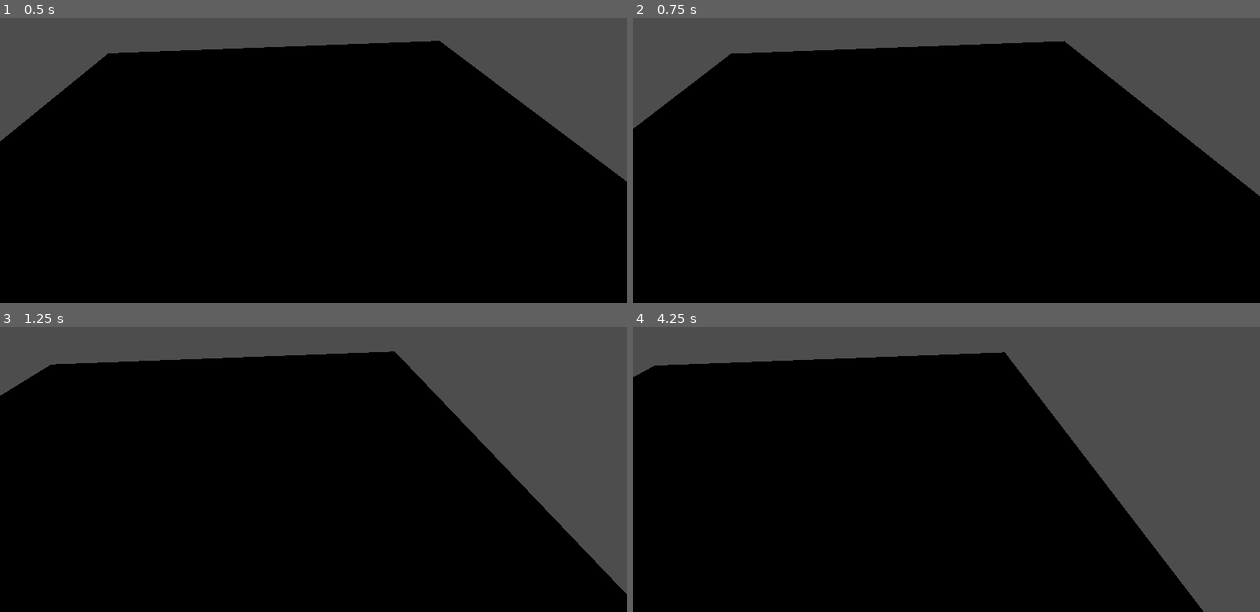
Above: before the commit, frames 1-4 (two rows, left to right).
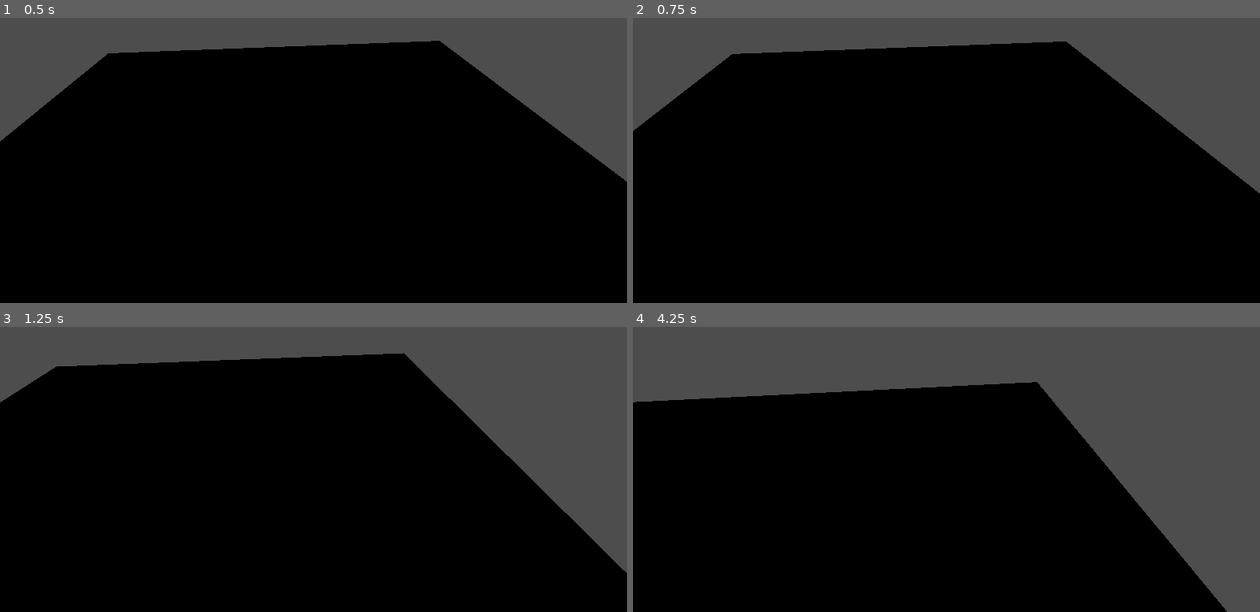
Above: after the commit, the same moments.

Repository: LBasil/baseX
Game: Godot game, scene res://node_3d.tscn
Two runs of this game, one before a commit and one after it. Both use one fixed random seed, a clock stepped at 60 frames per second and the inputs below.
Inputs:
- Up to frame 1 (0.5 s): no input
- Up to frame 2 (0.75 s): tap Enter at 0.5 s; hold Right (right) from 0.53 s (still down)
- Up to frame 3 (1.25 s): keep holding Right (right)
- Up to frame 4 (4.25 s): release Right (right) at 1.28 s; hold Down (down) 1.28-2.03 s; hold Right (right) 2.03-2.78 s; hold Up (up) 2.78-3.53 s; hold Left (left) from 3.53 s (still down)

Frame 1 is identical in both runs. In frame 2, 0.4% of the frame differs, in the area x 0-100%, y 7-63%; in frame 3, 2.4%; in frame 4, 9.2%, in the area x 0-95%, y 8-100%.

Commit message:
Added a wall physics

Diff:
--- a/node_3d.tscn
+++ b/node_3d.tscn
@@ -20,6 +20,16 @@
 [sub_resource type="PlaneMesh" id="PlaneMesh_a202f"]
 material = SubResource("StandardMaterial3D_noarx")
 size = Vector2(20, 20)
+
+[sub_resource type="BoxShape3D" id="BoxShape3D_noarx"]
+size = Vector3(4, 3, 0.5)
+
+[sub_resource type="StandardMaterial3D" id="StandardMaterial3D_a0tk4"]
+albedo_color = Color(0.923975, 0.938152, 0, 1)
+
+[sub_resource type="BoxMesh" id="BoxMesh_noarx"]
+material = SubResource("StandardMaterial3D_a0tk4")
+size = Vector3(4, 2, 0.5)
 
 [node name="Node3D" type="Node3D"]
 
@@ -48,3 +58,13 @@
 
 [node name="GroundMesh" type="MeshInstance3D" parent="Ground"]
 mesh = SubResource("PlaneMesh_a202f")
+
+[node name="Wall" type="StaticBody3D" parent="."]
+transform = Transform3D(1, 0, 0, 0, 1, 0, 0, 0, 1, 3, 1, 0.5)
+
+[node name="WallCollision" type="CollisionShape3D" parent="Wall"]
+transform = Transform3D(1, 0, 0, 0, 1, 0, 0, 0, 1, -0.133, 0.818, 0)
+shape = SubResource("BoxShape3D_noarx")
+
+[node name="WallMesh" type="MeshInstance3D" parent="Wall"]
+mesh = SubResource("BoxMesh_noarx")
Not shown: 1 places in node_3d.tscn that only renumber resources
